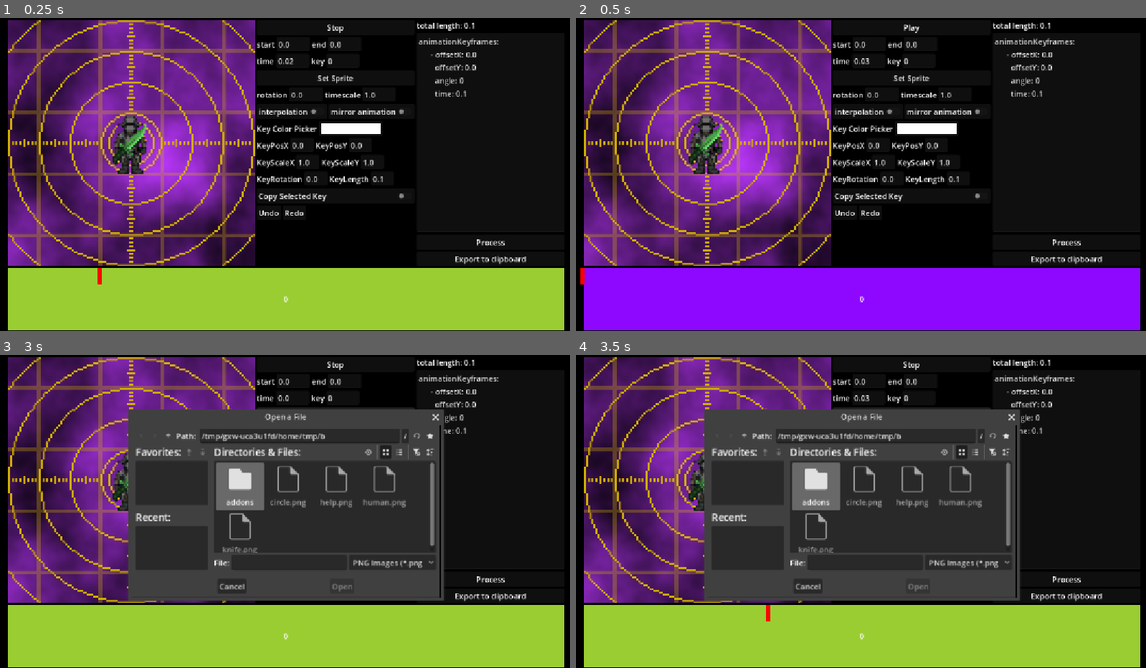
Above: before the commit, frames 1-4 (two rows, left to right).
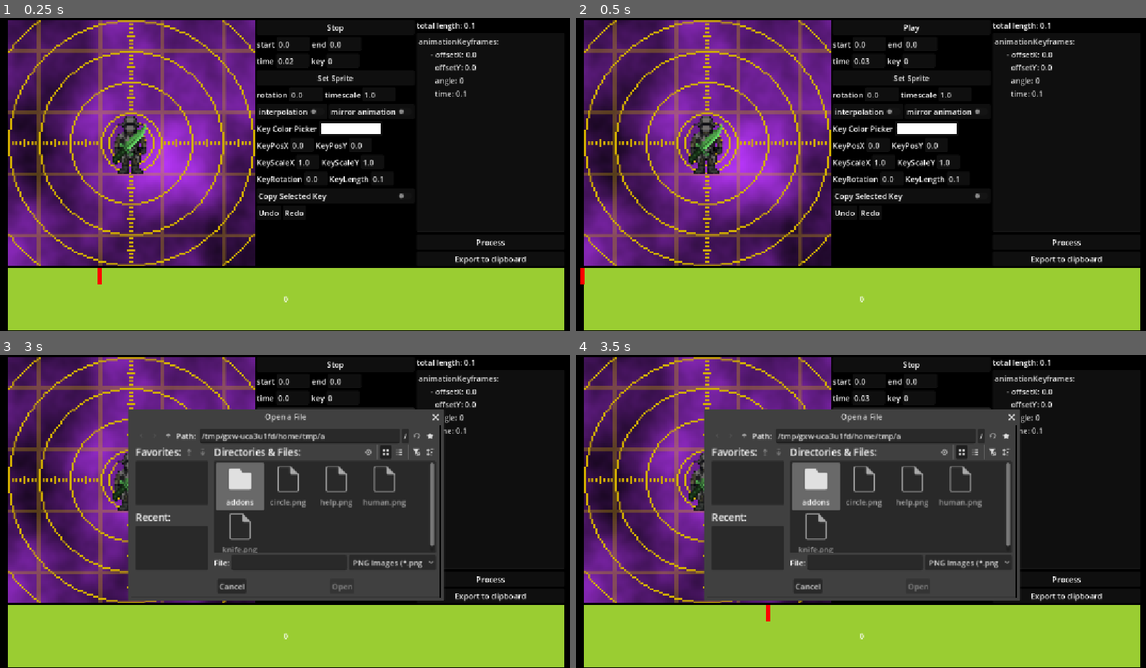
Above: after the commit, the same moments.

Repository: mika10095/carmine-weapon-anim-editor
Game: Godot game, scene res://main.tscn
Same seed, same stepped clock (60 frames per second), same inputs: the game is played once before the commit and once after it.
Inputs:
- Up to frame 1 (0.25 s): no input
- Up to frame 2 (0.5 s): no input
- Up to frame 3 (3 s): click "Play" at 0.5 s; click "Stop" at 1.25 s; click "Play" at 2 s; click "Set Sprite" at 2.75 s
- Up to frame 4 (3.5 s): no input

Frame 1 is identical in both runs. In frame 2, 19% of the frame differs, in the area x 1-99%, y 79-100%; in frame 3, less than 0.1%; in frame 4, less than 0.1%.

Commit message:
fix a startup bug

Diff:
--- a/monolith.gd
+++ b/monolith.gd
@@ -77,6 +77,9 @@
 	undo_states.clear()
 	redo_states.clear()
 	save_undo_state()
+	selected_key = 0
+	current_key_changed.emit(selected_key)
+
 
 func _input(_event):
 	pass
